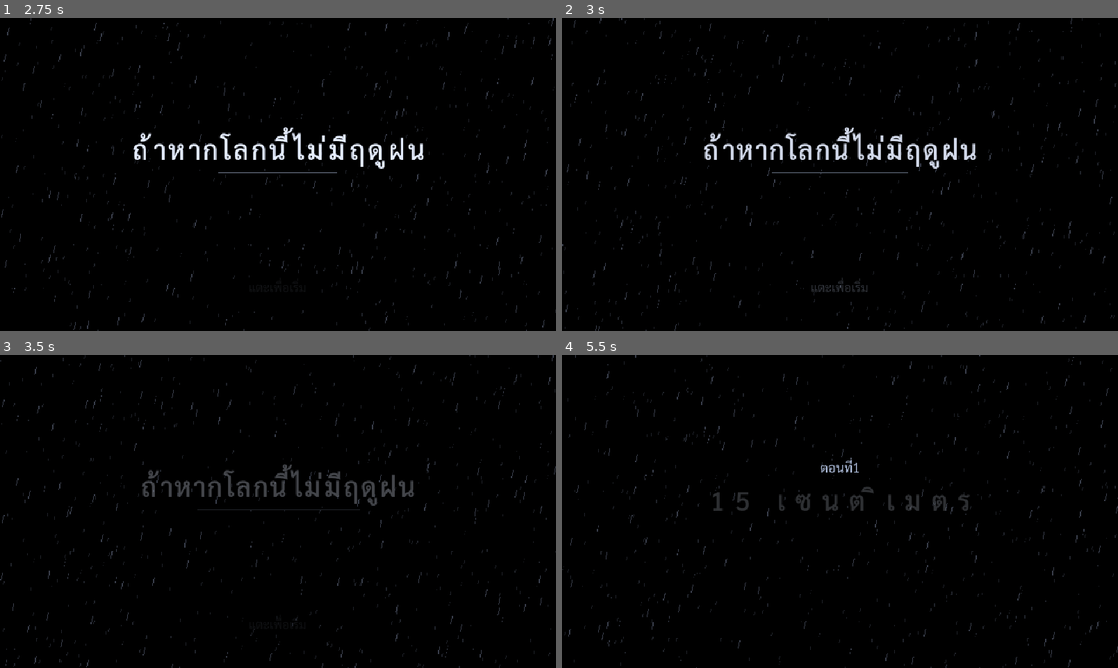
Above: before the commit, frames 1-4 (two rows, left to right).
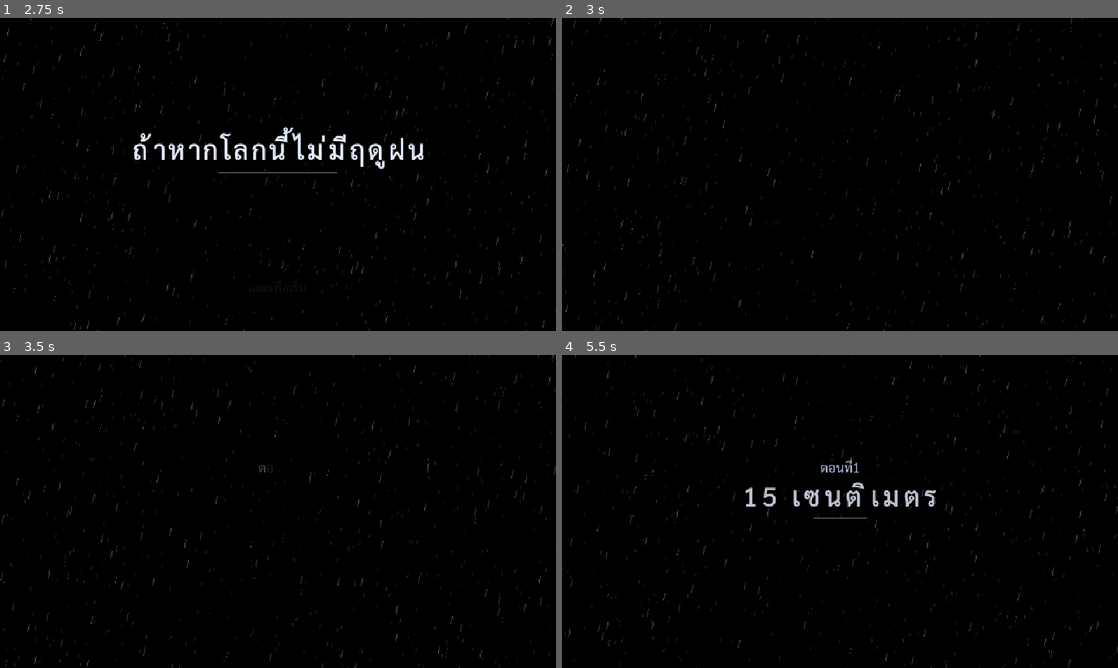
Above: after the commit, the same moments.

Repository: nerfmez/Story-game
Game: Godot game, scene res://scenes/main.tscn
The game is run twice, just before and just after one commit, with the same random seed, the same clock (stepped at 60 frames per second) and the same inputs.
Inputs (mouse positions are in pixels of both pictures, inside the frame that each line leads up to):
- Up to frame 1 (2.75 s): tap Enter (ui_accept) at 0.5, 0.77, 1.52 s; move the mouse to (400, 158) at 0.52 s; hold Right (ui_right) 0.53-1.28 s; click (400, 158) at 0.67 s; move the mouse to (166, 190) at 1.27 s; hold Left (ui_left) 1.28-2.03 s; move the mouse to (333, 105) at 2.02 s; hold Right (ui_right) from 2.03 s (still down)
- Up to frame 2 (3 s): keep holding Right (ui_right); move the mouse to (812, 237) at 2.77 s; click (812, 237) at 2.92 s
- Up to frame 3 (3.5 s): keep holding Right (ui_right); tap Enter (ui_accept) at 3.02 s
- Up to frame 4 (5.5 s): move the mouse to (1006, 558) at 3.52 s; release Right (ui_right) at 3.53 s; hold Left (ui_left) from 3.53 s (still down); tap Enter (ui_accept) at 3.77, 4.52 s; move the mouse to (673, 464) at 4.27 s; move the mouse to (867, 511) at 5.02 s; click (867, 511) at 5.17 s

Frame 1 is identical in both runs. In frame 2, 1.7% of the frame differs, in the area x 25-75%, y 34-88%; in frame 3, 1.4%; in frame 4, 1.3%.

Commit message:
Intro video: go fullscreen on start, mute the game, no title after it
The start tap also requests fullscreen (and a landscape lock where the
device allows). The game's own audio is muted while the video plays,
and the title is cleared when the video starts so the chapter card
follows straight on.

Co-Authored-By: Claude Opus 5.5 <noreply@anthropic.com>
Claude-Session: https://claude.ai/code/session_011NAKRUA9btL4iodwTEM3Dh

Diff:
--- a/scripts/intro_video.gd
+++ b/scripts/intro_video.gd
@@ -4,7 +4,7 @@
 ## บนเว็บเล่นด้วยแท็ก <video> ของเบราว์เซอร์ทับบนเกม (ถอดรหัส H.264 ด้วยฮาร์ดแวร์ ภาพคมเต็มจอ)
 ## ไฟล์อยู่ข้าง index.html (ต้นฉบับ: web/intro.mp4) โหลดล่วงหน้าตั้งแต่ตอนคำโปรย
 ## เบราว์เซอร์มือถือ (โดยเฉพาะ iOS) ยอมเล่นวิดีโอมีเสียงเฉพาะในจังหวะที่ผู้เล่นแตะ: arm() ตอนขึ้น "แตะเพื่อเริ่ม"
-## แล้วการแตะครั้งนั้นสั่งเล่นวิดีโอทันทีจากฝั่ง JavaScript
+## แล้วการแตะครั้งนั้นสั่งเปิดเต็มจอและเล่นวิดีโอทันทีจากฝั่ง JavaScript
 ## นอกเว็บ (เปิดในเอดิเตอร์/เดสก์ท็อป) ข้ามวิดีโอไป
 
 signal finished
@@ -45,7 +45,19 @@
 	};
 	v.addEventListener('ended', iv.finish);
 	v.addEventListener('error', function () { if (iv.state === 'playing') iv.state = 'failed'; });
-	var tap = function () { if (iv.armed) { iv.armed = false; iv.start(); } };
+	// แตะเพื่อเริ่ม = เปิดเต็มจอ (ล็อกแนวนอนถ้าเครื่องยอม) แล้วเล่นวิดีโอ ต้องทำในจังหวะแตะเท่านั้นเบราว์เซอร์ถึงยอม
+	var fullscreen = function () {
+		var el = document.documentElement;
+		var req = el.requestFullscreen || el.webkitRequestFullscreen;
+		if (!req || document.fullscreenElement || document.webkitFullscreenElement) return;
+		try {
+			var p = req.call(el, { navigationUI: 'hide' });
+			if (p && p.then) p.then(function () {
+				if (screen.orientation && screen.orientation.lock) screen.orientation.lock('landscape').catch(function () {});
+			}).catch(function () {});
+		} catch (e) {}
+	};
+	var tap = function () { if (iv.armed) { iv.armed = false; fullscreen(); iv.start(); } };
 	['touchend', 'pointerup', 'mouseup', 'keydown'].forEach(function (e) { document.addEventListener(e, tap, true); });
 	window.introVideo = iv;
 })();
--- a/scripts/main.gd
+++ b/scripts/main.gd
@@ -69,7 +69,10 @@
 	add_child(intro)
 	cards.start_ready.connect(intro.arm)
 	await cards.play_opening()
+	cards.clear_now()
+	AudioServer.set_bus_mute(0, true)          # ระหว่างวิดีโอมีแต่เสียงของวิดีโอ
 	await intro.play()
+	AudioServer.set_bus_mute(0, false)
 	if ambience:
 		ambience.play()
 	prologue.begin()                           # การ์ดชื่อตอน บทบนจอดำ แล้วค่อยเผยฉาก (prologue.gd)
--- a/scripts/title_cards.gd
+++ b/scripts/title_cards.gd
@@ -205,9 +205,19 @@
 	_fade_out_items(0.8)
 
 
+## ลบข้อความบนจอทันที (ตอนวิดีโอเปิดเรื่องขึ้นมาทับ: จบวิดีโอแล้วจะได้ไม่เห็นชื่อเรื่องค้าง)
+func clear_now() -> void:
+	for item in _items:
+		item.queue_free()
+	_items.clear()
+
+
 func show_chapter() -> void:
-	_fade_out_items(0.8)                     # ชื่อเรื่องกับ "แตะเพื่อเริ่ม" จางออกก่อน
-	await get_tree().create_timer(1.4).timeout
+	if _items.is_empty():                    # ชื่อเรื่องถูกลบไปแล้ว (มีวิดีโอเปิดเรื่อง): ขึ้นชื่อตอนเลย
+		await get_tree().create_timer(0.3).timeout
+	else:
+		_fade_out_items(0.8)                 # ชื่อเรื่องกับ "แตะเพื่อเริ่ม" จางออกก่อน
+		await get_tree().create_timer(1.4).timeout
 	_text("[reveal speed=10 span=6]%s[/reveal]" % chapter_label, 15, 118.0, Color(0.7, 0.76, 0.88))
 	await get_tree().create_timer(0.9).timeout
 	_title(chapter_title, 30, 140.0, 2.2)
